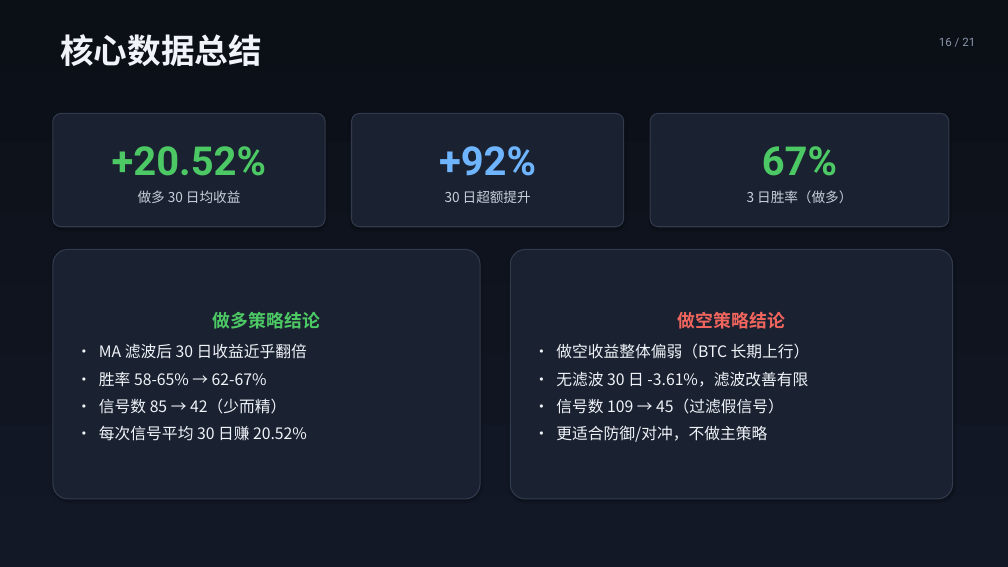
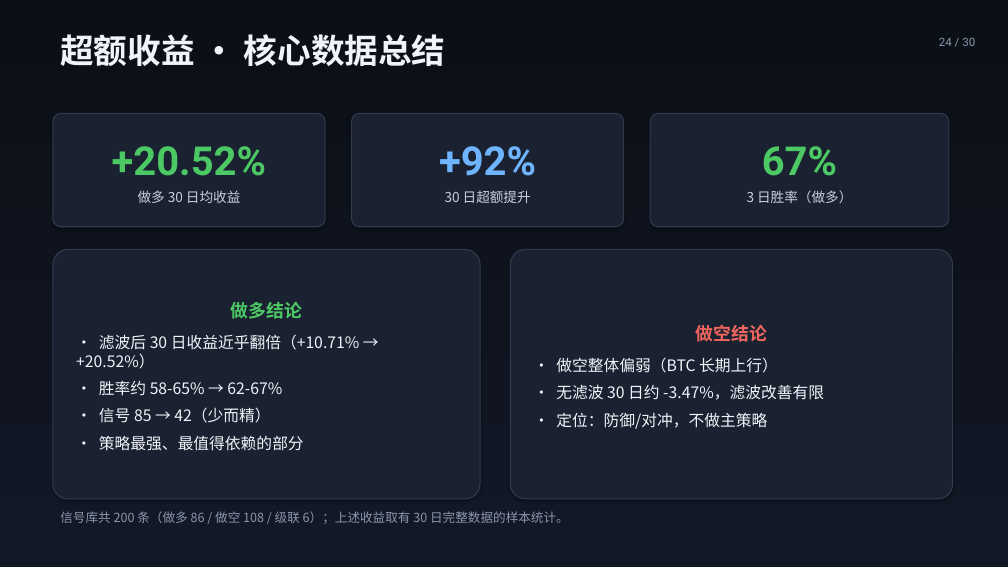
Before and after one commit to hhysteric/btc-momentum-pro, a slide deck: slide 24 of BTC_Momentum_演示.pptx (slide 16 before the commit). Drawn at 1008x567 pixels with LibreOffice and Linux fonts; fonts in the diff are those of the drawing. Boxes give left, top, right and bottom in pixels: in the first picture for what was removed or moved away, otherwise in the second. Text is boxed around its words. In the diff, an @@ line names an element or a change of style, - is before the commit and + after.

```diff
--- a/BTC_Momentum_演示.pptx
+++ b/BTC_Momentum_演示.pptx
@@ text at [60, 34, 446, 66]: text changed @@
-核心数据总结
+超额收益 · 核心数据总结
@@ text at [939, 37, 975, 46]: text changed @@
-16 / 21
+24 / 30
@@ text in rounded rectangle at [76, 302, 360, 451]: text changed @@
-做多策略结论
-• MA 滤波后 30 日收益近乎翻倍
-• 胜率 58-65% → 62-67%
-• 信号数 85 → 42（少而精）
-• 每次信号平均 30 日赚 20.52%
+做多结论
+• 滤波后 30 日收益近乎翻倍（+10.71% → +20.52%）
+• 胜率约 58-65% → 62-67%
+• 信号 85 → 42（少而精）
+• 策略最强、最值得依赖的部分
@@ text in rounded rectangle at [556, 325, 824, 429]: text changed @@
-做空策略结论
-• 做空收益整体偏弱（BTC 长期上行）
-• 无滤波 30 日 -3.61%，滤波改善有限
-• 信号数 109 → 45（过滤假信号）
-• 更适合防御/对冲，不做主策略
+做空结论
+• 做空整体偏弱（BTC 长期上行）
+• 无滤波 30 日约 -3.47%，滤波改善有限
+• 定位：防御/对冲，不做主策略
@@ text added at [60, 511, 569, 524], 12 pt, text #8B96AC @@
+信号库共 200 条（做多 86 / 做空 108 / 级联 6）；上述收益取有 30 日完整数据的样本统计。
```
Also in this commit, not shown: 13 other slides changed, 15 slides added, 6 slides removed, 2 other files.
